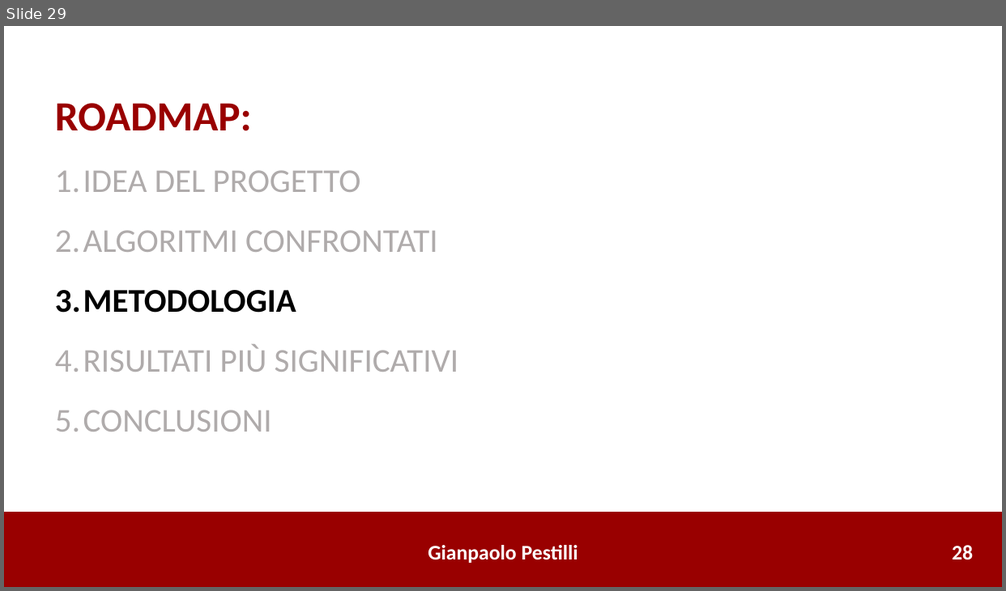
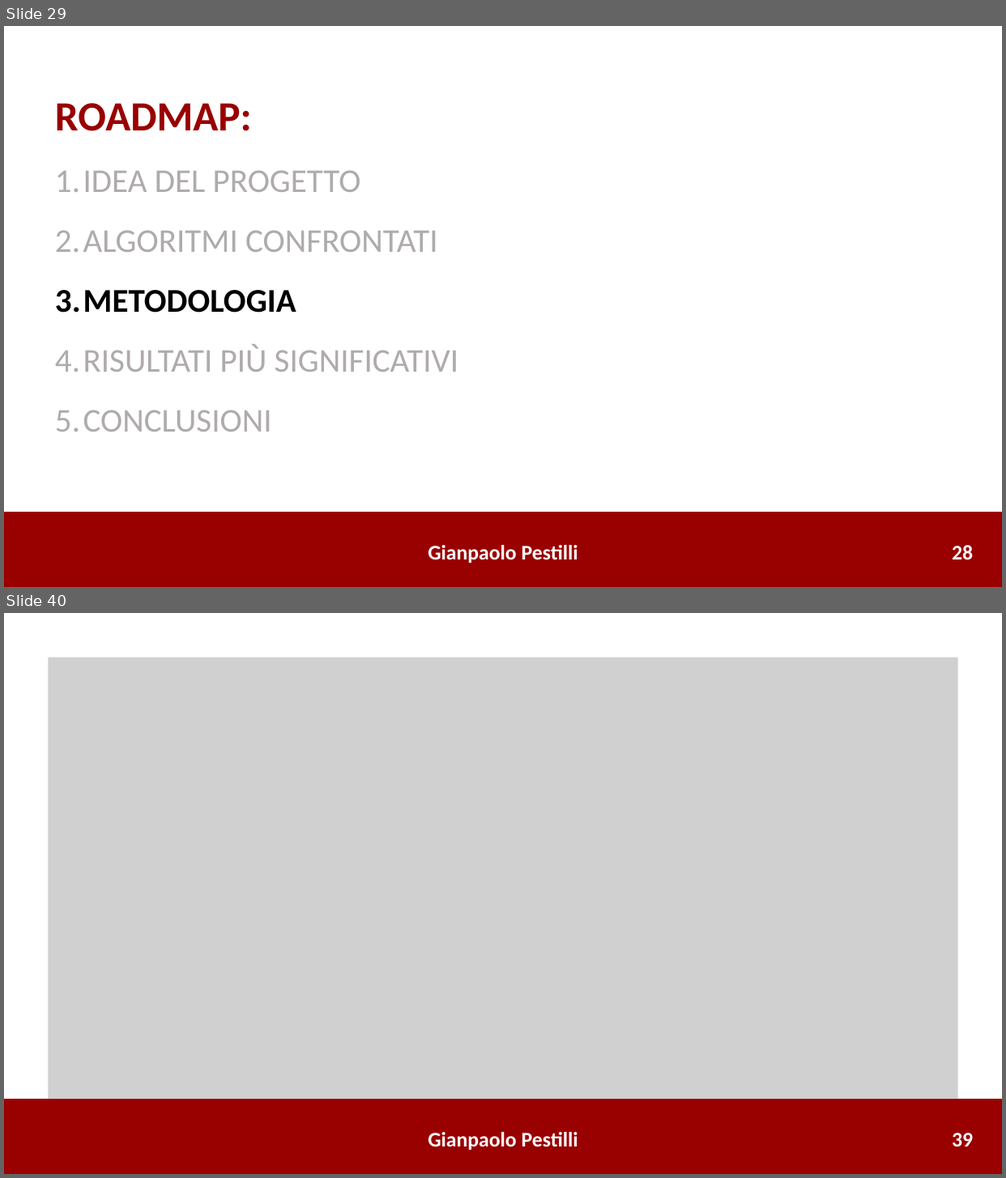
Before and after one commit to gianpaolo-pestilli/amod_project, a slide deck: Risultati_0386492.pptx. Shown one above the other, each under a label of ours: slide 29 before the commit, slides 29 and 40 after it; the slides between them are not shown. The pictures are 1006x591 and 1006x1178 pixels, drawn with LibreOffice and Linux fonts; fonts in the diff are those of the drawing; grey boxes stand for pictures. Boxes give left, top, right and bottom in pixels: in the first picture for what was removed or moved away, otherwise in the second. Text is boxed around its words. In the diff, an @@ line names an element or a change of style, - is before the commit and + after.

```diff
--- a/Risultati_0386492.pptx
+++ b/Risultati_0386492.pptx
@@ slide 40 added at bbox=[4, 613, 1002, 1174], background #FFFFFF @@
@@ picture added at bbox=[49, 658, 958, 1099] @@
@@ rectangle added at bbox=[4, 1099, 1002, 1174], fill #990000, outline #990000 1 pt @@
@@ text added at bbox=[428, 1132, 578, 1150], 20 pt, text #FFFFFF, bold @@
+Gianpaolo Pestilli
@@ text added at bbox=[952, 1133, 973, 1147], 20 pt, text #FFFFFF, bold @@
+39
```
Also in this commit, not shown: 30 other slides added, 3 other files.
